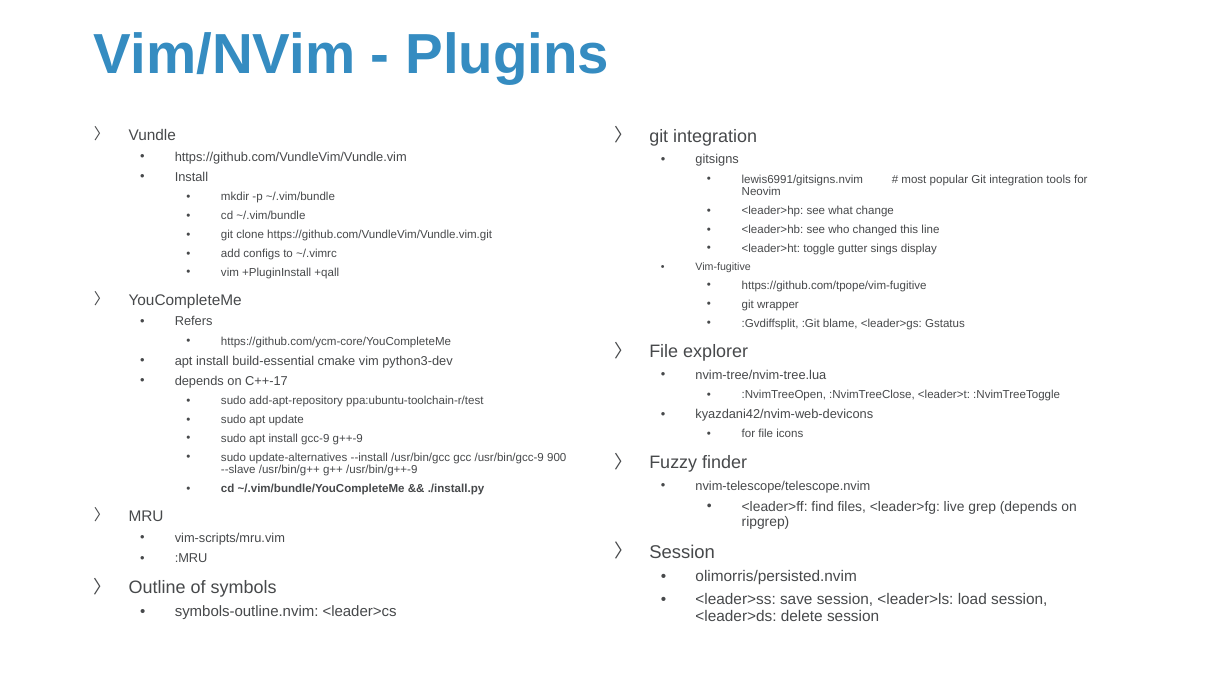
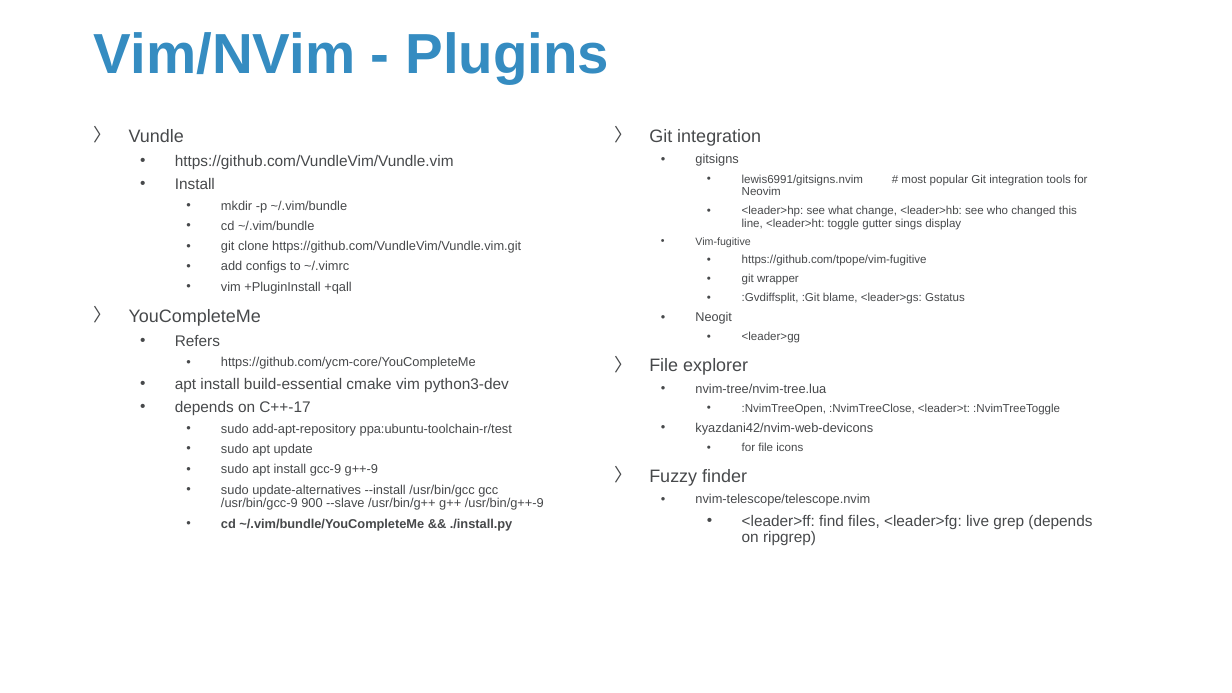
Before and after one commit to Sparks-Lu/TechNotes, a slide deck: slide 39 of Linux/Linux_Notes.pptx (slide 33 before the commit). Drawn at 1232x693 pixels with LibreOffice and Linux fonts; fonts in the diff are those of the drawing; background and template pictures are left out. Boxes give left, top, right and bottom in pixels: in the first picture for what was removed or moved away, otherwise in the second. Text is boxed around its words. In the diff, an @@ line names an element or a change of style, - is before the commit and + after.

```diff
--- a/Linux/Linux_Notes.pptx
+++ b/Linux/Linux_Notes.pptx
@@ text "Vundle" at [129,129,544,531]: size 12 to 14 pt in "Vundle", "YouCompleteMe"; size 10 to 12 pt in "https://github.com/VundleVim/Vundle.vim", "Install", "Refers", "apt install build-essential cmake vim python3-dev" and 1 more places; size 9 to 10 pt in "mkdir -p ~/.vim/bundle", "cd ~/.vim/bundle", "git clone https://github.com/VundleVim/Vundle.vim.git", "add configs to ~/.vimrc" and 7 more places @@
@@ text at [649,129,761,146]: text changed @@
-〉 git integration
+〉 Git integration
@@ text at [742,205,1077,230]: text changed @@
-    • <leader>hp: see what change
-    • <leader>hb: see who changed this line
-    • <leader>ht: toggle gutter sings display
+    • <leader>hp: see what change, <leader>hb: see who changed this line, <leader>ht: toggle gutter sings display
@@ text at [695,312,800,343]: paragraphs added @@
+  • Neogit
+    • <leader>gg
@@ text at [129,532,397,619]: paragraphs removed @@
-〉 MRU
-  • vim-scripts/mru.vim
-  • :MRU
-〉 Outline of symbols
-  • symbols-outline.nvim: <leader>cs
@@ text at [742,515,1092,545]: size 10.8 to 12 pt in "<leader>ff: find files, <leader>fg: live grep (depends ..." @@
@@ text at [649,544,1047,621]: paragraphs removed @@
-〉 Session
-  • olimorris/persisted.nvim
-  • <leader>ss: save session, <leader>ls: load session, <leader>ds: delete session
```
Also in this commit, not shown: 18 other slides changed, 11 slides added, 16 other files.
